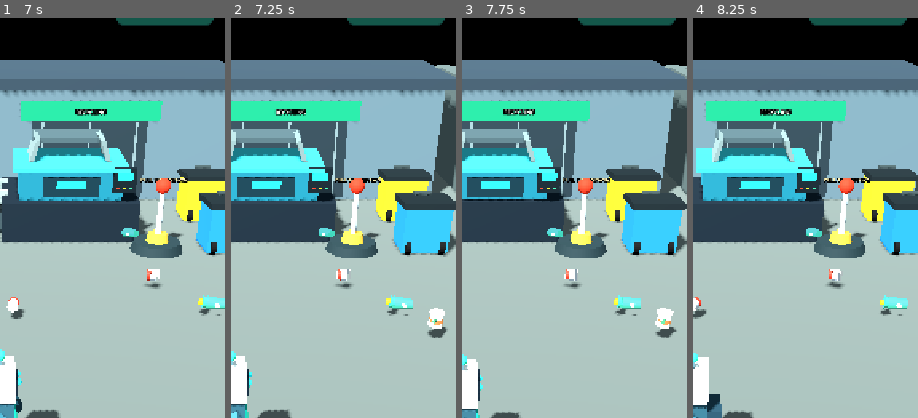
Above: before the commit, frames 1-4 (left to right).
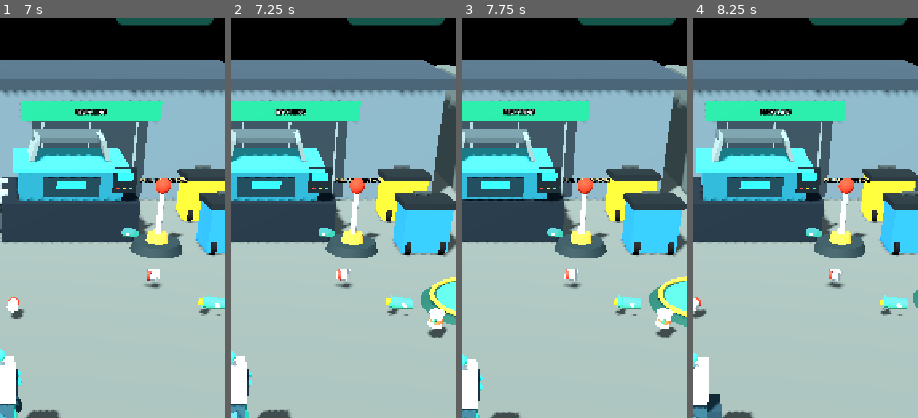
Above: after the commit, the same moments.

Repository: zekainstabot/trash-empire
Game: Godot game, scene res://Scenes/Main.tscn
Two runs of this game, one before a commit and one after it. Both use one fixed random seed, a clock stepped at 60 frames per second and the inputs below.
Inputs (mouse positions are % of the whole screen's width and height, from its top left):
- Up to frame 1 (7 s): click "▶ PLAY" at 0.5 s; click "CAPACITY LEVEL 1 • $50" at 1.25 s; click "CAPACITY LEVEL 1 • $50" at 2 s; click "PICK UP" at 2.75 s; click "SKILL TREE" at 3.5 s; click "X" at 4.25 s; move the mouse to (72, 45) at 5.02 s; hold D (move_right) 5.03-5.75 s; click (72, 45) at 5.17 s; drag from (30, 55) to (45, 70) at 5.77 s; move the mouse to (60, 28) at 6.52 s; hold D (move_right) from 6.53 s (still down)
- Up to frame 2 (7.25 s): keep holding D (move_right)
- Up to frame 3 (7.75 s): release D (move_right) at 7.25 s; drag from (45, 70) to (20, 35) at 7.27 s
- Up to frame 4 (8.25 s): move the mouse to (80, 65) at 8.02 s; hold A (move_left) from 8.03 s (still down)
The pictures show only the part of the screen within x 50-100%, y 5-55%; the shares and areas given below are measured in that part.

Frame 1 is identical in both runs. In frame 2, 1.2% of the frame differs, in the area x 84-100%, y 64-77%; in frame 3, 1.4%, in the area x 83-100%, y 64-78%; in frame 4, less than 0.1%.

Commit message:
Replace district purchase button with step-on unlock zone

Diff:
--- a/Scripts/main.gd
+++ b/Scripts/main.gd
@@ -59,6 +59,7 @@
 var yard_stage := 1
 var expansion_gates: Array[Node3D] = []
 var expansion_world_button: Node3D
+var expansion_zone_blocked := false
 var refill_world_button: Node3D
 var main_menu_panel: Control
 var main_menu_open := true
@@ -80,6 +81,7 @@
 	if main_menu_open:
 		return
 	_process_skill_scroll(delta)
+	_process_expansion_zone()
 	if is_instance_valid(player) and is_instance_valid(camera_pivot):
 		camera_pivot.global_position = player.global_position + Vector3(0, 8.0, 10.5)
 	_animate_robot(delta)
@@ -211,8 +213,7 @@
 	_box("SpawnPad", Vector3(0, 0.05, 7), Vector3(4.5, 0.08, 3.5), Color(0.48, 0.48, 0.39), false)
 	_label_3d("TRASH EMPIRE", Vector3(0, 3.2, 14.55), 0.65)
 
-	expansion_world_button = _create_world_action_button("ExpansionPurchase", "OPEN DISTRICT 2  $800", Vector3(15.12, 0.0, 0.0), Vector3(2.8, 1.25, 0.35), Callable(self, "_buy_next_stage"), Color(0.88, 0.56, 0.12))
-	expansion_world_button.rotation.y = PI * 0.5
+	_create_expansion_zone()
 	_refresh_expansion_world_button()
 	refill_world_button = _create_gear_refill_button(Vector3(10.2, 0.0, -4.25), Callable(self, "_refill_first_district"))
 
@@ -1308,6 +1309,64 @@
 		if is_instance_valid(gate):
 			gate.queue_free()
 
+func _create_expansion_zone() -> void:
+	var zone := Node3D.new()
+	zone.name = "DistrictUnlockZone"
+	zone.position = Vector3(13.15, 0.0, 0.0)
+	add_child(zone)
+	var base := MeshInstance3D.new()
+	var base_mesh := CylinderMesh.new()
+	base_mesh.top_radius = 1.55
+	base_mesh.bottom_radius = 1.70
+	base_mesh.height = 0.12
+	base_mesh.radial_segments = 48
+	base.mesh = base_mesh
+	base.position.y = 0.07
+	base.material_override = _mat(Color(0.10, 0.28, 0.24))
+	zone.add_child(base)
+	var pad := MeshInstance3D.new()
+	var pad_mesh := CylinderMesh.new()
+	pad_mesh.top_radius = 1.30
+	pad_mesh.bottom_radius = 1.30
+	pad_mesh.height = 0.06
+	pad_mesh.radial_segments = 48
+	pad.mesh = pad_mesh
+	pad.position.y = 0.15
+	pad.material_override = _mat(Color(0.20, 0.78, 0.43))
+	zone.add_child(pad)
+	var ring := MeshInstance3D.new()
+	var ring_mesh := TorusMesh.new()
+	ring_mesh.inner_radius = 1.36
+	ring_mesh.outer_radius = 1.48
+	ring_mesh.rings = 48
+	ring.mesh = ring_mesh
+	ring.position.y = 0.20
+	ring.material_override = _mat(Color(0.95, 0.76, 0.20))
+	zone.add_child(ring)
+	var label := Label3D.new()
+	label.name = "UnlockZoneLabel"
+	label.text = "STEP HERE\nUNLOCK DISTRICT 2\n$800"
+	label.position = Vector3(0, 2.2, 0)
+	label.font_size = 34
+	label.pixel_size = 0.006
+	label.billboard = BaseMaterial3D.BILLBOARD_ENABLED
+	label.modulate = Color(1.0, 0.96, 0.78)
+	zone.add_child(label)
+
+func _process_expansion_zone() -> void:
+	if not is_instance_valid(player) or yard_stage >= 3:
+		expansion_zone_blocked = false
+		return
+	var target_x := 13.15 if yard_stage == 1 else 45.15
+	var distance := Vector2(player.global_position.x - target_x, player.global_position.z).length()
+	if distance > 2.7:
+		expansion_zone_blocked = false
+		return
+	if expansion_zone_blocked:
+		return
+	expansion_zone_blocked = true
+	_buy_next_stage()
+
 func _buy_next_stage() -> void:
 	if yard_stage >= 3:
 		_set_message("All districts unlocked!")
@@ -1333,18 +1392,21 @@
 	_set_message("DISTRICT %d UNLOCKED!" % yard_stage)
 
 func _refresh_expansion_world_button() -> void:
-	if not is_instance_valid(expansion_world_button):
-		return
-	if yard_stage >= 3:
-		expansion_world_button.visible = false
-		return
-	expansion_world_button.visible = true
+	var zone := get_node_or_null("DistrictUnlockZone") as Node3D
+	if not is_instance_valid(zone):
+		return
+	zone.visible = yard_stage < 3
 	if yard_stage == 1:
-		expansion_world_button.position = Vector3(15.12, 0.0, 0.0)
-		_expansion_button_label("OPEN DISTRICT 2  $800")
+		zone.position = Vector3(13.15, 0.0, 0.0)
+		var label := zone.get_node_or_null("UnlockZoneLabel") as Label3D
+		if is_instance_valid(label):
+			label.text = "STEP HERE\nUNLOCK DISTRICT 2\n$800"
 	else:
-		expansion_world_button.position = Vector3(47.12, 0.0, 0.0)
-		_expansion_button_label("OPEN DISTRICT 3  $3000")
+		zone.position = Vector3(45.15, 0.0, 0.0)
+		var label := zone.get_node_or_null("UnlockZoneLabel") as Label3D
+		if is_instance_valid(label):
+			label.text = "STEP HERE\nUNLOCK DISTRICT 3\n$3000"
+	expansion_zone_blocked = false
 
 func _expansion_button_label(value: String) -> void:
 	var label := expansion_world_button.get_node_or_null("WorldButtonLabel") as Label3D
